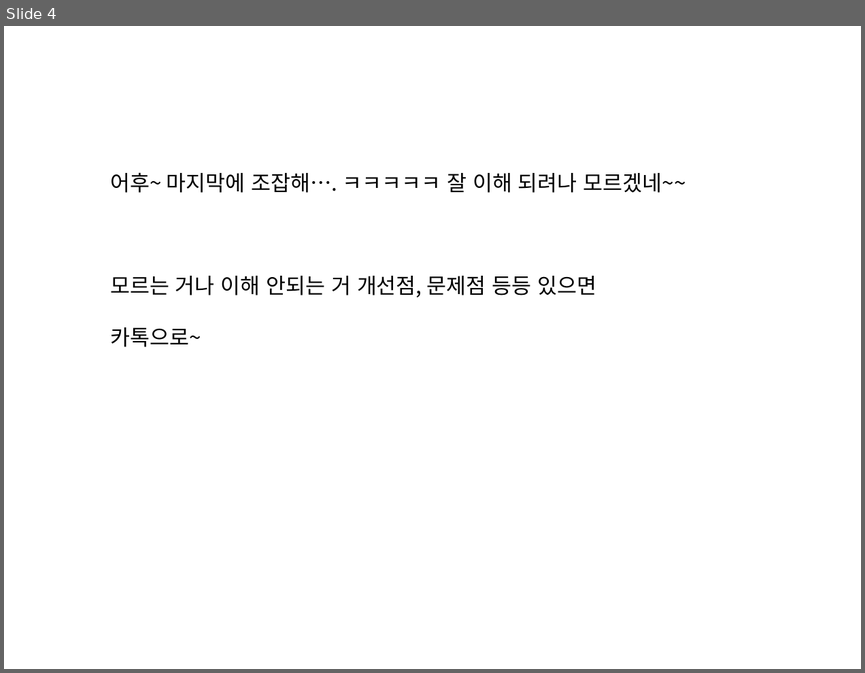
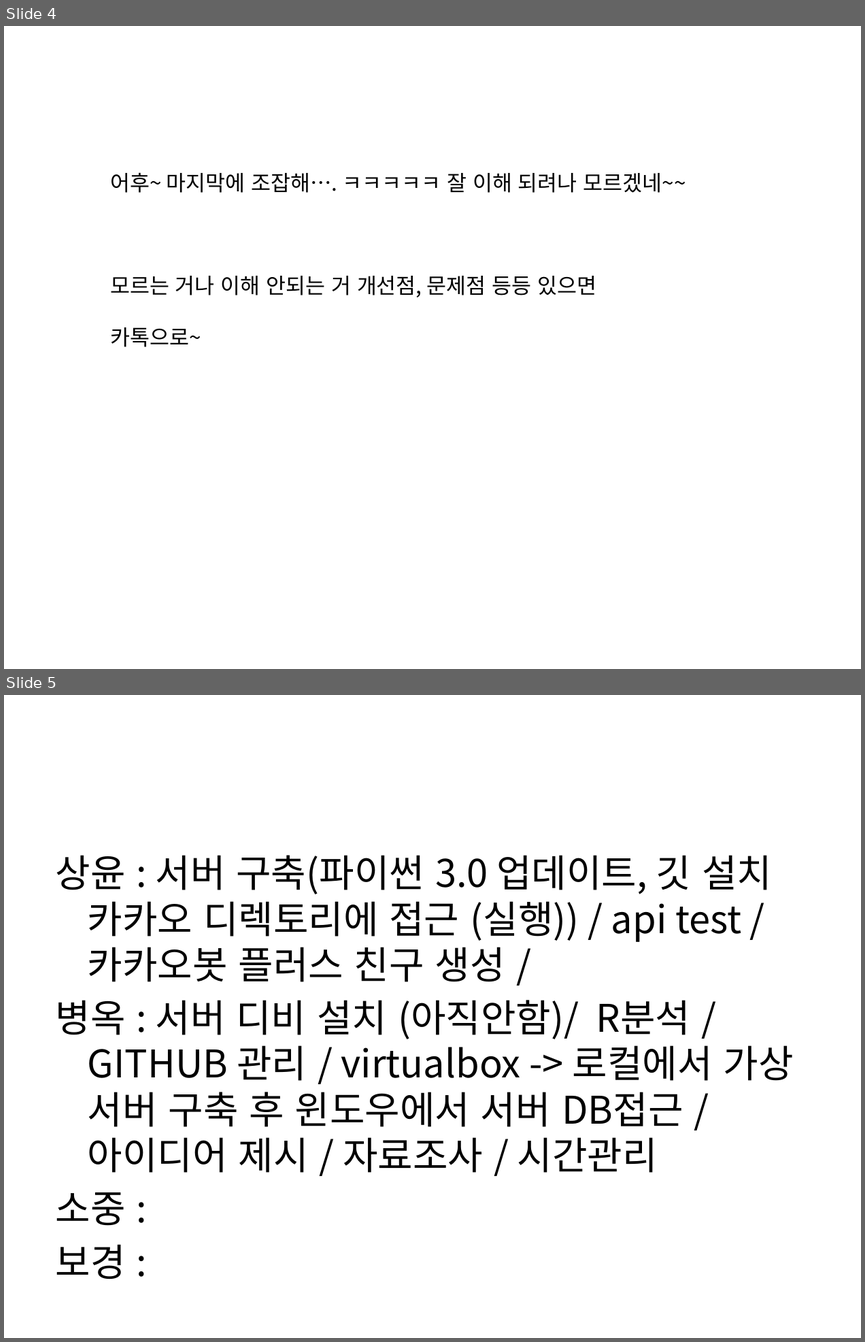
Before and after one commit to HEEJOONG-HWANG/hanion, a slide deck: 프로젝트 아이디어/아이디어설명 및 프로세스.pptx. Shown one above the other, each under a label of ours: slide 4 before the commit, slides 4 and 5 after it. The pictures are 865x673 and 865x1342 pixels, drawn with LibreOffice and Linux fonts; fonts in the diff are those of the drawing. Boxes give left, top, right and bottom in pixels: in the first picture for what was removed or moved away, otherwise in the second. Text is boxed around its words. In the diff, an @@ line names an element or a change of style, - is before the commit and + after.

Commit message:
by byengock : 프로젝트 아이디어 파일

```diff
--- a/프로젝트 아이디어/아이디어설명 및 프로세스.pptx
+++ b/프로젝트 아이디어/아이디어설명 및 프로세스.pptx
@@ slide 5 added at (4, 695, 861, 1338), background #FFFFFF @@
@@ text added at (56, 855, 793, 1278), 32 pt, text #000000 @@
+상윤 : 서버 구축(파이썬 3.0 업데이트, 깃 설치 카카오 디렉토리에 접근 (실행)) / api test / 카카오봇 플러스 친구 생성 /
+병옥 : 서버 디비 설치 (아직안함)/ R분석 / GITHUB 관리 / virtualbox -> 로컬에서 가상 서버 구축 후 윈도우에서 서버 DB접근 / 아이디어 제시 / 자료조사 / 시간관리
+소중 :
+보경 :
```
